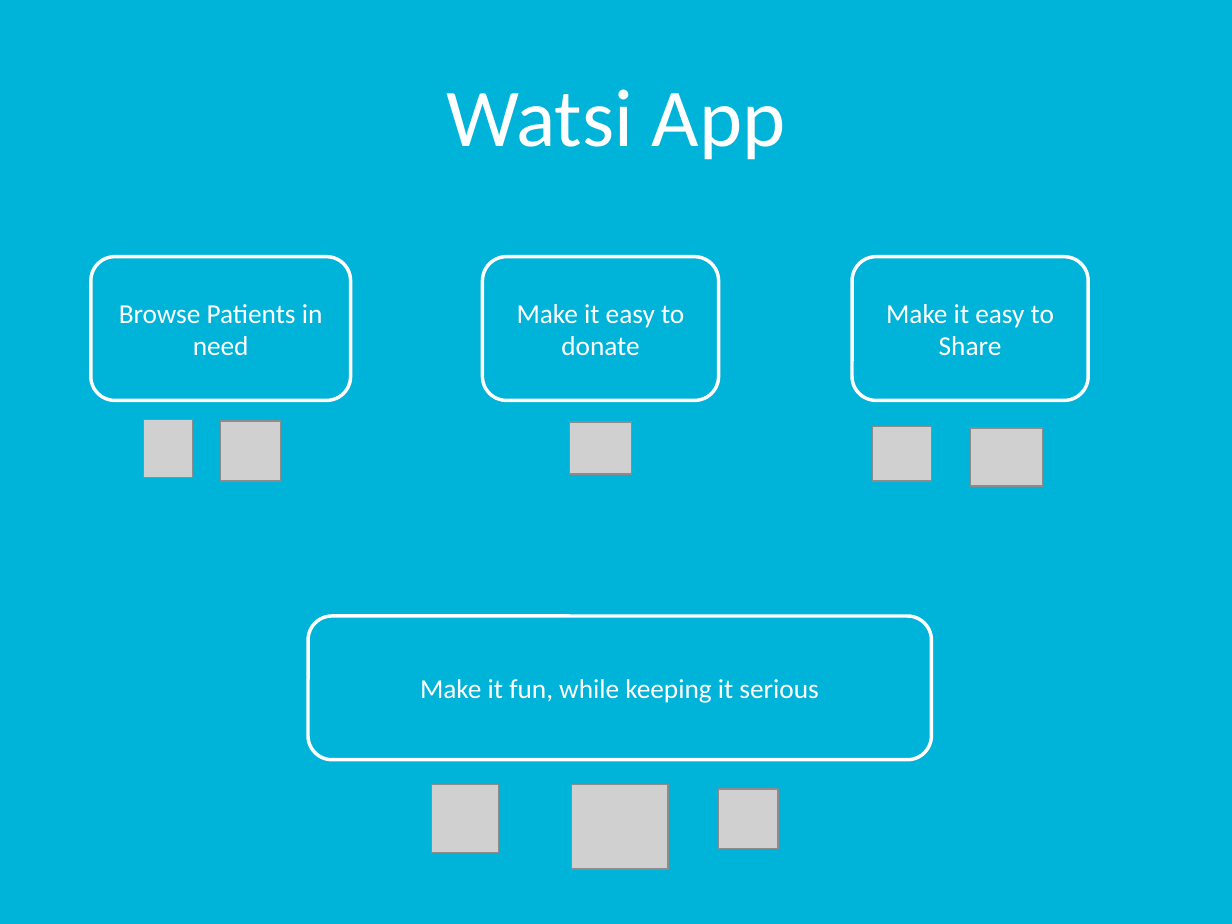
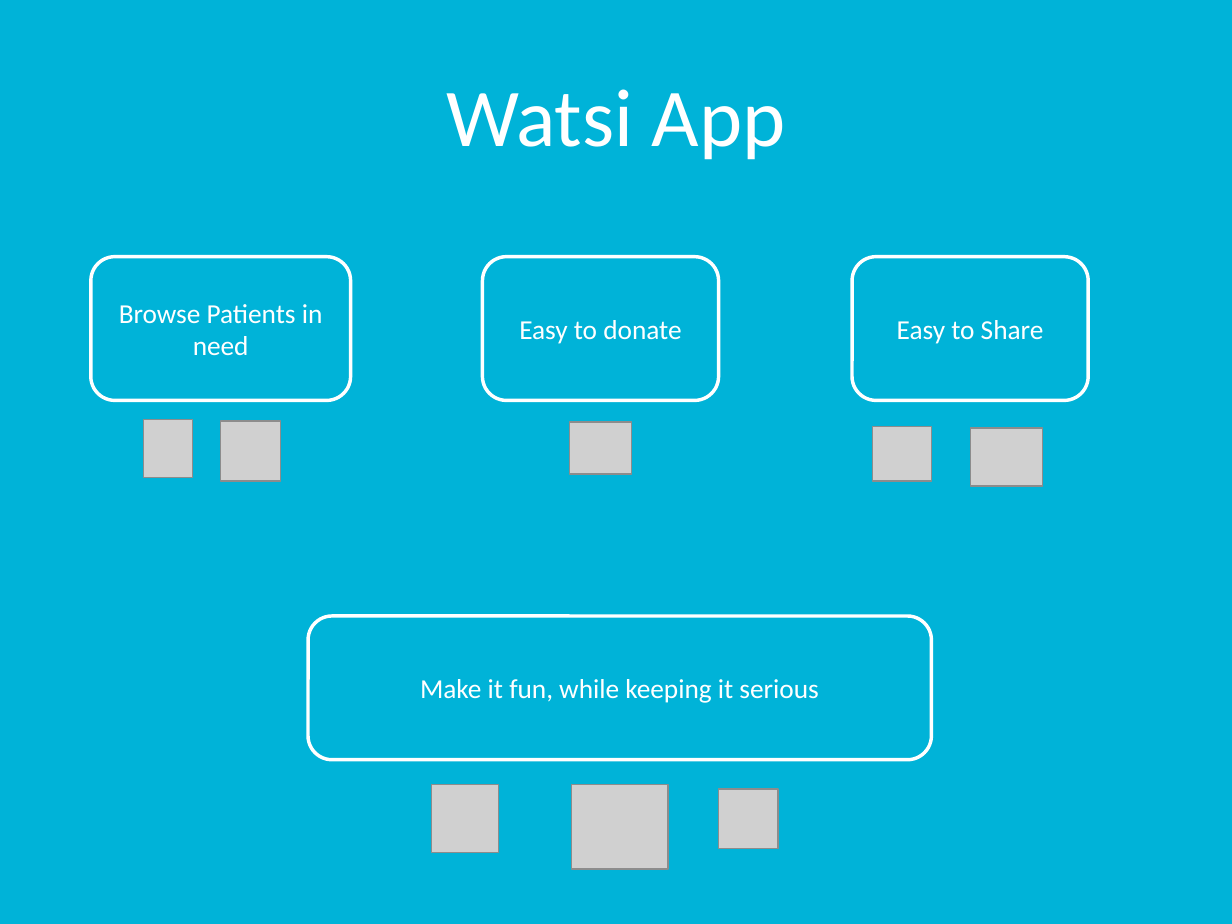
Before and after one commit to rutvijkumarshah/WatsiAndroidApp, a slide deck: slide 4 of docs/groupProject.pptx. Drawn at 1232x924 pixels with LibreOffice and Linux fonts; fonts in the diff are those of the drawing; grey boxes stand for pictures. Boxes give left, top, right and bottom in pixels: in the first picture for what was removed or moved away, otherwise in the second. Text is boxed around its words. In the diff, an @@ line names an element or a change of style, - is before the commit and + after.

```diff
--- a/docs/groupProject.pptx
+++ b/docs/groupProject.pptx
@@ text in rounded rectangle at bbox=[519, 320, 681, 344]: text changed @@
-Make it easy to donate
+Easy to donate
@@ text in rounded rectangle at bbox=[897, 320, 1044, 344]: text changed @@
-Make it easy to Share
+Easy to Share
```
Also in this commit, not shown: 5 other slides changed.
